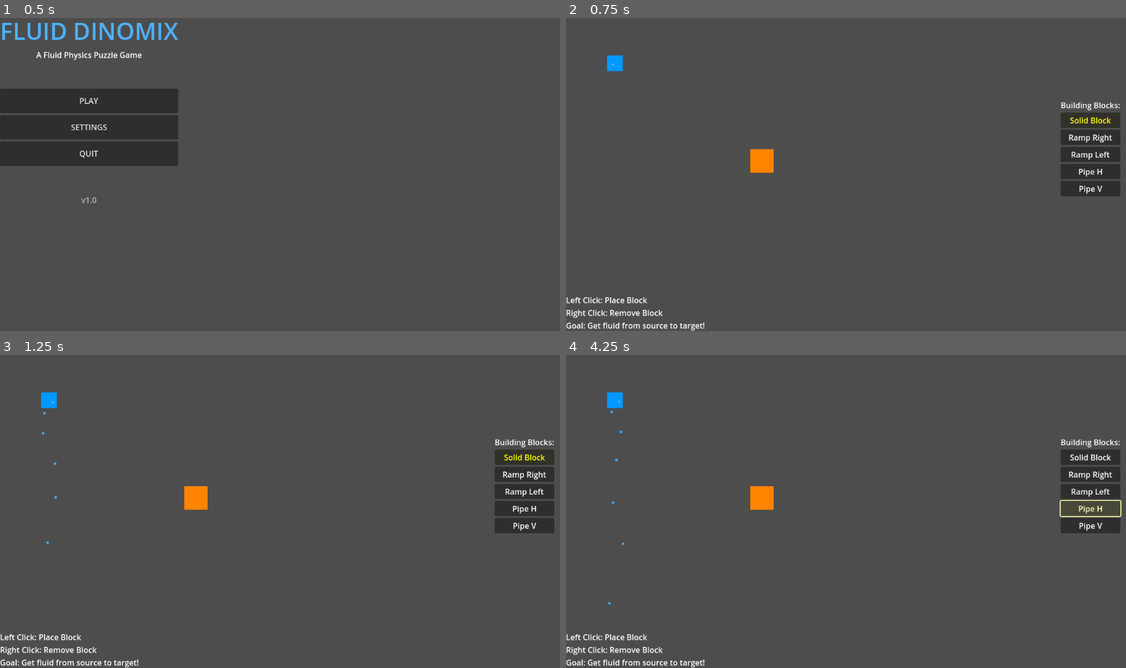
Above: before the commit, frames 1-4 (two rows, left to right).
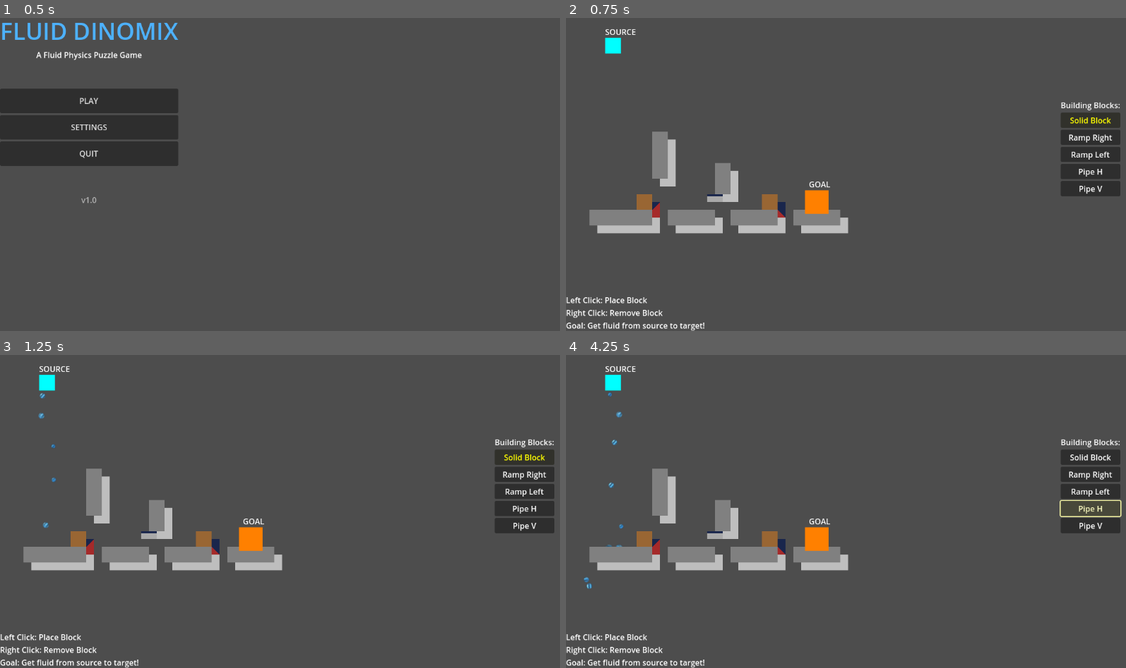
Above: after the commit, the same moments.

Repository: esper6/fluid-dinomix
Game: Godot game, scene res://scenes/Main.tscn
Same seed, same stepped clock (60 frames per second), same inputs: the game is played once before the commit and once after it.
Inputs:
- Up to frame 1 (0.5 s): no input
- Up to frame 2 (0.75 s): click "PLAY" at 0.5 s
- Up to frame 3 (1.25 s): no input
- Up to frame 4 (4.25 s): click "Solid Block" at 1.25 s; click "Ramp Right" at 2 s; click "Ramp Left" at 2.75 s; click "Pipe H" at 3.5 s

Frame 1 is identical in both runs. In frame 2, 5.5% of the frame differs, in the area x 4-51%, y 3-69%; in frame 3, 5.6%; in frame 4, 5.7%, in the area x 3-51%, y 3-80%.

Commit message:
Level 1

Diff:
--- /dev/null
+++ b/scenes/Level1.tscn
@@ -0,0 +1,197 @@
+[gd_scene load_steps=2 format=3 uid="uid://526qnxvpr8m0"]
+
+[ext_resource type="Script" uid="uid://cb7q02h051yei" path="res://scripts/Level.gd" id="1_level"]
+
+[node name="Level1" type="Node2D"]
+script = ExtResource("1_level")
+level_name = "Level 1: First Steps"
+level_description = "Learn to guide water from source to goal using building blocks."
+source_position = Vector2(96, 64)
+goal_position = Vector2(512, 384)
+
+[node name="LevelGeometry" type="Node2D" parent="."]
+
+[node name="Platforms" type="Node2D" parent="LevelGeometry"]
+
+[node name="Platform1" type="ColorRect" parent="LevelGeometry/Platforms"]
+offset_left = 48.0
+offset_top = 400.0
+offset_right = 80.0
+offset_bottom = 432.0
+color = Color(0.5, 0.5, 0.5, 1)
+
+[node name="Platform2" type="ColorRect" parent="LevelGeometry/Platforms"]
+offset_left = 80.0
+offset_top = 400.0
+offset_right = 112.0
+offset_bottom = 432.0
+color = Color(0.5, 0.5, 0.5, 1)
+
+[node name="Platform3" type="ColorRect" parent="LevelGeometry/Platforms"]
+offset_left = 112.0
+offset_top = 400.0
+offset_right = 144.0
+offset_bottom = 432.0
+color = Color(0.5, 0.5, 0.5, 1)
+
+[node name="Platform4" type="ColorRect" parent="LevelGeometry/Platforms"]
+offset_left = 144.0
+offset_top = 400.0
+offset_right = 176.0
+offset_bottom = 432.0
+color = Color(0.5, 0.5, 0.5, 1)
+
+[node name="Platform5" type="ColorRect" parent="LevelGeometry/Platforms"]
+offset_left = 208.0
+offset_top = 400.0
+offset_right = 240.0
+offset_bottom = 432.0
+color = Color(0.5, 0.5, 0.5, 1)
+
+[node name="Platform6" type="ColorRect" parent="LevelGeometry/Platforms"]
+offset_left = 240.0
+offset_top = 400.0
+offset_right = 272.0
+offset_bottom = 432.0
+color = Color(0.5, 0.5, 0.5, 1)
+
+[node name="Platform7" type="ColorRect" parent="LevelGeometry/Platforms"]
+offset_left = 272.0
+offset_top = 400.0
+offset_right = 304.0
+offset_bottom = 432.0
+color = Color(0.5, 0.5, 0.5, 1)
+
+[node name="Platform8" type="ColorRect" parent="LevelGeometry/Platforms"]
+offset_left = 336.0
+offset_top = 400.0
+offset_right = 368.0
+offset_bottom = 432.0
+color = Color(0.5, 0.5, 0.5, 1)
+
+[node name="Platform9" type="ColorRect" parent="LevelGeometry/Platforms"]
+offset_left = 368.0
+offset_top = 400.0
+offset_right = 400.0
+offset_bottom = 432.0
+color = Color(0.5, 0.5, 0.5, 1)
+
+[node name="Platform10" type="ColorRect" parent="LevelGeometry/Platforms"]
+offset_left = 400.0
+offset_top = 400.0
+offset_right = 432.0
+offset_bottom = 432.0
+color = Color(0.5, 0.5, 0.5, 1)
+
+[node name="Platform11" type="ColorRect" parent="LevelGeometry/Platforms"]
+offset_left = 464.0
+offset_top = 400.0
+offset_right = 496.0
+offset_bottom = 432.0
+color = Color(0.5, 0.5, 0.5, 1)
+
+[node name="Platform12" type="ColorRect" parent="LevelGeometry/Platforms"]
+offset_left = 496.0
+offset_top = 400.0
+offset_right = 528.0
+offset_bottom = 432.0
+color = Color(0.5, 0.5, 0.5, 1)
+
+[node name="Platform13" type="ColorRect" parent="LevelGeometry/Platforms"]
+offset_left = 528.0
+offset_top = 400.0
+offset_right = 560.0
+offset_bottom = 432.0
+color = Color(0.5, 0.5, 0.5, 1)
+
+[node name="Obstacles" type="Node2D" parent="LevelGeometry"]
+
+[node name="Wall1" type="ColorRect" parent="LevelGeometry/Obstacles"]
+offset_left = 176.0
+offset_top = 304.0
+offset_right = 208.0
+offset_bottom = 336.0
+color = Color(0.5, 0.5, 0.5, 1)
+
+[node name="Wall2" type="ColorRect" parent="LevelGeometry/Obstacles"]
+offset_left = 176.0
+offset_top = 272.0
+offset_right = 208.0
+offset_bottom = 304.0
+color = Color(0.5, 0.5, 0.5, 1)
+
+[node name="Wall3" type="ColorRect" parent="LevelGeometry/Obstacles"]
+offset_left = 176.0
+offset_top = 240.0
+offset_right = 208.0
+offset_bottom = 272.0
+color = Color(0.5, 0.5, 0.5, 1)
+
+[node name="Wall4" type="ColorRect" parent="LevelGeometry/Obstacles"]
+offset_left = 304.0
+offset_top = 336.0
+offset_right = 336.0
+offset_bottom = 368.0
+color = Color(0.5, 0.5, 0.5, 1)
+
+[node name="Wall5" type="ColorRect" parent="LevelGeometry/Obstacles"]
+offset_left = 304.0
+offset_top = 304.0
+offset_right = 336.0
+offset_bottom = 336.0
+color = Color(0.5, 0.5, 0.5, 1)
+
+[node name="Ramps" type="Node2D" parent="LevelGeometry"]
+
+[node name="RampRight" type="ColorRect" parent="LevelGeometry/Ramps"]
+offset_left = 144.0
+offset_top = 368.0
+offset_right = 176.0
+offset_bottom = 400.0
+color = Color(0.6, 0.4, 0.2, 1)
+
+[node name="RampLeft" type="ColorRect" parent="LevelGeometry/Ramps"]
+offset_left = 400.0
+offset_top = 368.0
+offset_right = 432.0
+offset_bottom = 400.0
+color = Color(0.6, 0.4, 0.2, 1)
+
+[node name="Pipes" type="Node2D" parent="LevelGeometry"]
+
+[node name="PipeH" type="ColorRect" parent="LevelGeometry/Pipes"]
+offset_left = 272.0
+offset_top = 336.0
+offset_right = 304.0
+offset_bottom = 368.0
+color = Color(0.3, 0.3, 0.3, 1)
+
+[node name="Markers" type="Node2D" parent="."]
+
+[node name="SourceMarker" type="ColorRect" parent="Markers"]
+offset_left = 80.0
+offset_top = 48.0
+offset_right = 112.0
+offset_bottom = 80.0
+color = Color(0, 1, 1, 1)
+
+[node name="SourceLabel" type="Label" parent="Markers"]
+offset_left = 80.0
+offset_top = 24.0
+offset_right = 120.0
+offset_bottom = 47.0
+text = "SOURCE"
+
+[node name="GoalMarker" type="ColorRect" parent="Markers"]
+offset_left = 488.0
+offset_top = 360.0
+offset_right = 536.0
+offset_bottom = 408.0
+color = Color(1, 0.5, 0, 1)
+
+[node name="GoalLabel" type="Label" parent="Markers"]
+offset_left = 496.0
+offset_top = 336.0
+offset_right = 536.0
+offset_bottom = 359.0
+text = "GOAL"
--- a/scripts/FluidParticle.gd
+++ b/scripts/FluidParticle.gd
@@ -3,15 +3,81 @@
 
 var collected: bool = false
 
+# Water physics properties
+var cohesion_radius: float = 20.0
+var cohesion_strength: float = 0.3
+var visual_radius: float = 15.0
+var split_threshold: float = 80.0
+var gravity_strength: float = 200.0
+var surface_tension: float = 0.1
+
+# Nearby particle tracking
+var nearby_particles: Array[FluidParticle] = []
+
 func _ready():
 	print("FluidParticle _ready() called")
+	# Add to fluid particle group for easy finding
+	add_to_group("fluid_particles")
 
-# RigidBody2D collision detection using physics queries
-# This is the proper way to detect Area2D overlaps from a RigidBody2D
-func _physics_process(_delta):
+# Enhanced physics process with water behavior
+func _physics_process(delta):
 	if collected:
 		return
 
+	# Apply natural water forces
+	apply_cohesion_forces()
+	apply_environmental_forces()
+	update_visual_clustering()
+
+	# Check for goal collection
+	check_goal_collection()
+
+func apply_cohesion_forces():
+	# Find nearby particles
+	nearby_particles.clear()
+	var all_particles = get_tree().get_nodes_in_group("fluid_particles")
+
+	for particle in all_particles:
+		if particle != self and is_instance_valid(particle):
+			var distance = global_position.distance_to(particle.global_position)
+			if distance < cohesion_radius:
+				nearby_particles.append(particle)
+
+	# Apply gentle attraction to nearby particles
+	var cohesion_force = Vector2.ZERO
+	for particle in nearby_particles:
+		var distance = global_position.distance_to(particle.global_position)
+		if distance > 2.0: # Avoid division by zero
+			# Gentle attraction force
+			var attraction = (particle.global_position - global_position).normalized()
+			var strength = (cohesion_radius - distance) / cohesion_radius * cohesion_strength
+			cohesion_force += attraction * strength
+
+	# Apply as gentle force, not overwhelming physics
+	apply_central_force(cohesion_force * 15.0)
+
+func apply_environmental_forces():
+	# Surface tension - try to maintain roundish movement
+	if linear_velocity.length() > 10.0:
+		var momentum_force = linear_velocity.normalized() * surface_tension * 5.0
+		apply_central_force(momentum_force)
+
+func update_visual_clustering():
+	# Scale sprite slightly based on nearby particles
+	var nearby_count = nearby_particles.size()
+	var scale_factor = 1.0 + (nearby_count * 0.08) # Subtle growth
+	scale_factor = clamp(scale_factor, 0.8, 1.8)
+
+	var sprite = get_node_or_null("Sprite2D")
+	if sprite:
+		sprite.scale = Vector2(scale_factor, scale_factor)
+
+		# Slightly adjust color for "density" effect
+		var density_factor = nearby_count / 8.0 # Normalize
+		var color_shift = Color(1.0, 1.0 - density_factor * 0.1, 1.0 - density_factor * 0.15, 1.0)
+		sprite.modulate = color_shift
+
+func check_goal_collection():
 	# Check for overlapping areas (like FluidGoal)
 	var space_state = get_world_2d().direct_space_state
 	var query = PhysicsPointQueryParameters2D.new()
@@ -29,8 +95,34 @@
 func collect():
 	if not collected:
 		collected = true
+		# Remove from group before deletion
+		remove_from_group("fluid_particles")
 		queue_free()
 
 func _on_life_timer_timeout():
-	# Remove particle after lifetime expires
+	# Remove from group before deletion
+	remove_from_group("fluid_particles")
 	queue_free()
+
+# Handle collisions for splitting behavior
+func _on_body_entered(body):
+	if body is BuildingBlock:
+		var impact_velocity = linear_velocity.length()
+
+		if impact_velocity > split_threshold:
+			# Create splitting effect
+			create_split_particles()
+
+func create_split_particles():
+	# Get the fluid system to create new particles
+	var fluid_system = get_node_or_null("/root/Main/FluidSystem")
+	if fluid_system and fluid_system.has_method("create_split_particles"):
+		# Create 2-3 smaller particles with scattered velocities
+		var split_count = 2 + randi() % 2
+		for i in range(split_count):
+			var new_pos = global_position + Vector2.from_angle(randf() * TAU) * 8
+			var scatter_velocity = Vector2.from_angle(randf() * TAU) * randf_range(20, 50)
+			fluid_system.create_split_particle(new_pos, scatter_velocity)
+
+		# Remove this particle
+		collect()
--- a/scripts/FluidSystem.gd
+++ b/scripts/FluidSystem.gd
@@ -40,21 +40,16 @@
 	collision.shape = shape
 	particle.add_child(collision)
 
-	# Add sprite
+	# Add sprite with realistic fluid appearance
 	var sprite = Sprite2D.new()
 	sprite.scale = Vector2(0.5, 0.5)
 	sprite.name = "Sprite2D"
-	# Create particle texture programmatically
+	# Create realistic fluid texture programmatically
 	var texture = ImageTexture.new()
 	var image = Image.create(16, 16, false, Image.FORMAT_RGBA8)
 
-	# Draw a circle
-	for x in range(16):
-		for y in range(16):
-			var dist = Vector2(x - 8, y - 8).length()
-			if dist <= 6:
-				var alpha = 1.0 - (dist / 6.0) * 0.3
-				image.set_pixel(x, y, Color(0.3, 0.7, 1.0, alpha))
+	# Create more realistic fluid droplet with varied shades and transparency
+	create_fluid_droplet_texture(image, randf()) # Pass random seed for variation
 
 	texture.set_image(image)
 	sprite.texture = texture
@@ -69,10 +64,98 @@
 	particle.add_child(timer)
 	timer.timeout.connect(particle._on_life_timer_timeout)
 
+	# Connect collision signal for splitting behavior
+	particle.body_entered.connect(particle._on_body_entered)
+
 	# Note: RigidBody2D doesn't have body_entered or area_entered signals
 	# Collision detection is handled in FluidParticle script using _physics_process
 
 	return particle
 
+# New function to create split particles
+func create_split_particle(pos: Vector2, velocity: Vector2):
+	if current_particles >= max_particles:
+		return
+
+	var particle = create_fluid_particle()
+	add_child(particle)
+	particle.global_position = pos
+	particle.linear_velocity = velocity
+
+	current_particles += 1
+	# Connect to clean up counter when particle is freed
+	particle.tree_exited.connect(_on_particle_removed)
+
+func create_fluid_droplet_texture(image: Image, variation_seed: float):
+	# Create a realistic water droplet with varied shades, highlights, and natural variations
+	var center = Vector2(8, 8)
+	var max_radius = 6.0
+
+	# Base fluid colors with variation - each particle gets slightly different tones
+	var hue_shift = variation_seed * 0.1 - 0.05  # Small hue variation
+	var brightness_shift = variation_seed * 0.2 - 0.1  # Brightness variation
+
+	var base_colors = [
+		Color(0.2 + brightness_shift, 0.6 + brightness_shift, 0.9 + hue_shift, 0.8),
+		Color(0.3 + brightness_shift, 0.7 + brightness_shift, 1.0 + hue_shift, 0.85),
+		Color(0.15 + brightness_shift, 0.55 + brightness_shift, 0.85 + hue_shift, 0.75),
+		Color(0.4 + brightness_shift, 0.8 + brightness_shift, 1.0 + hue_shift, 0.9)
+	]
+
+	# Slight size variation per particle
+	var size_variation = 0.8 + variation_seed * 0.4  # 0.8 to 1.2 size multiplier
+	max_radius *= size_variation
+
+	for x in range(16):
+		for y in range(16):
+			var pos = Vector2(x, y)
+			var dist = pos.distance_to(center)
+
+			if dist <= max_radius:
+				# Calculate distance ratio for falloff
+				var dist_ratio = dist / max_radius
+
+				# Create natural edge falloff
+				var alpha_falloff = 1.0 - smoothstep(0.6, 1.0, dist_ratio)
+
+				# Add some randomness for natural variation (unique per particle)
+				var noise_x = sin(x * 0.8 + y * 0.6 + variation_seed * 10) * 0.15
+				var noise_y = cos(x * 0.7 + y * 0.9 + variation_seed * 15) * 0.15
+				var noise_factor = 0.85 + noise_x + noise_y
+
+				# Choose base color with some variation
+				var color_index = int((x + y * 0.7 + variation_seed * 4) * 0.3) % base_colors.size()
+				var base_color = base_colors[color_index]
+
+				# Add highlight effect (simulating light reflection) - varies per particle
+				var highlight_pos = Vector2(5 + variation_seed * 2, 4 + variation_seed * 1.5)
+				var highlight_dist = pos.distance_to(highlight_pos)
+				var highlight_strength = max(0, 1.0 - highlight_dist / 3.0)
+
+				# Combine base color with highlight
+				var final_color = base_color
+				if highlight_strength > 0.3:
+					var highlight_intensity = 0.3 + variation_seed * 0.2  # Vary highlight strength
+					final_color = final_color.lerp(Color.WHITE, highlight_strength * highlight_intensity)
+
+				# Apply noise variation
+				final_color.r *= noise_factor
+				final_color.g *= noise_factor
+				final_color.b *= noise_factor
+
+				# Clamp colors to valid range
+				final_color.r = clamp(final_color.r, 0.0, 1.0)
+				final_color.g = clamp(final_color.g, 0.0, 1.0)
+				final_color.b = clamp(final_color.b, 0.0, 1.0)
+
+				# Apply alpha falloff
+				final_color.a *= alpha_falloff
+
+				# Add subtle edge darkening for depth
+				if dist_ratio > 0.7:
+					final_color = final_color.lerp(Color(0.1, 0.4, 0.7, final_color.a), 0.3)
+
+				image.set_pixel(x, y, final_color)
+
 func _on_particle_removed():
 	current_particles -= 1
--- /dev/null
+++ b/scripts/Level.gd
@@ -0,0 +1,104 @@
+@tool
+extends Node2D
+class_name Level
+
+# Level configuration
+@export var level_name: String = "Untitled Level"
+@export var level_description: String = ""
+@export var source_position: Vector2 = Vector2(100, 100)
+@export var goal_position: Vector2 = Vector2(400, 300)
+
+# References to child nodes
+var building_system: BuildingSystem
+var fluid_system: FluidSystem
+var level_manager: LevelManager
+
+signal level_completed
+signal level_failed
+
+func _ready():
+	print("Level loaded: ", level_name)
+
+func setup_level(bs: BuildingSystem, fs: FluidSystem, lm: LevelManager):
+	building_system = bs
+	fluid_system = fs
+	level_manager = lm
+
+	print("Level '", level_name, "' setup initiated.")
+
+	# Convert visual nodes to actual building blocks
+	create_building_blocks_from_nodes()
+
+	print("Level '", level_name, "' geometry converted to building blocks.")
+
+func create_building_blocks_from_nodes():
+	# Get the LevelGeometry node and its children
+	var level_geometry = get_node_or_null("LevelGeometry")
+	if not level_geometry:
+		print("Warning: No LevelGeometry node found")
+		return
+
+	# Process platforms (solid blocks)
+	var platforms = level_geometry.get_node_or_null("Platforms")
+	if platforms:
+		for platform in platforms.get_children():
+			if platform is ColorRect:
+				create_block_from_rect(platform, BuildingBlock.BlockType.SOLID)
+
+	# Process obstacles (solid blocks)
+	var obstacles = level_geometry.get_node_or_null("Obstacles")
+	if obstacles:
+		for obstacle in obstacles.get_children():
+			if obstacle is ColorRect:
+				create_block_from_rect(obstacle, BuildingBlock.BlockType.SOLID)
+
+	# Process ramps
+	var ramps = level_geometry.get_node_or_null("Ramps")
+	if ramps:
+		for ramp in ramps.get_children():
+			if ramp is ColorRect:
+				var block_type = BuildingBlock.BlockType.RAMP_RIGHT
+				if "Left" in ramp.name:
+					block_type = BuildingBlock.BlockType.RAMP_LEFT
+				create_block_from_rect(ramp, block_type)
+
+	# Process pipes
+	var pipes = level_geometry.get_node_or_null("Pipes")
+	if pipes:
+		for pipe in pipes.get_children():
+			if pipe is ColorRect:
+				var block_type = BuildingBlock.BlockType.PIPE_HORIZONTAL
+				if "V" in pipe.name or "Vertical" in pipe.name:
+					block_type = BuildingBlock.BlockType.PIPE_VERTICAL
+				create_block_from_rect(pipe, block_type)
+
+func create_block_from_rect(rect: ColorRect, block_type: BuildingBlock.BlockType):
+	# Calculate center position of the rect
+	var center_pos = Vector2(
+		rect.position.x + rect.size.x / 2,
+		rect.position.y + rect.size.y / 2
+	)
+
+	# Convert to grid position
+	var grid_pos = Vector2i(
+		int(center_pos.x / building_system.grid_size),
+		int(center_pos.y / building_system.grid_size)
+	)
+
+	# Create the building block
+	var key = str(grid_pos)
+	if key in building_system.placed_blocks:
+		return  # Already exists
+
+	var block = building_system.create_building_block(block_type)
+	building_system.add_child(block)
+	block.global_position = building_system.grid_to_world(grid_pos)
+	building_system.placed_blocks[key] = block
+
+	print("Created ", BuildingBlock.BlockType.keys()[block_type], " block at ", grid_pos)
+
+func get_source_position() -> Vector2:
+	return source_position
+
+func get_goal_position() -> Vector2:
+	return goal_position
--- a/scripts/Main.gd
+++ b/scripts/Main.gd
@@ -199,35 +199,69 @@
 
 	# Fluid system script is already attached in the scene
 
-	# Create a simple test level
-	print("Creating test level...")
-	create_test_level()
+	# Load and setup the current level
+	print("Loading level...")
+	load_current_level()
 	print("Game setup complete!")
 
-func create_test_level():
-	print("Creating test level programmatically...")
-
-	# Create fluid source programmatically
+func load_current_level():
+	# Load Level 1 scene
+	var level_scene = load("res://scenes/Level1.tscn")
+	if level_scene == null:
+		print("Failed to load Level1.tscn - falling back to simple test level")
+		create_simple_test_level()
+		return
+
+	# Instance the level
+	var current_level = level_scene.instantiate()
+	add_child(current_level)
+
+	# Setup the level with our systems
+	current_level.setup_level(building_system, fluid_system, level_manager)
+
+	# Create source and goal based on level data
+	create_level_source_and_goal(current_level)
+
+	print("Level loaded successfully: ", current_level.level_name)
+
+func create_level_source_and_goal(level: Level):
+	# Create fluid source at level-specified position
 	print("Creating FluidSource...")
+	var source = create_fluid_source()
+	game_area.add_child(source)
+	source.global_position = level.get_source_position()
+	source.fluid_spawned.connect(_on_fluid_spawned)
+	fluid_sources.append(source)
+	print("FluidSource created at position: ", source.global_position)
+
+	# Create fluid goal at level-specified position
+	print("Creating FluidGoal...")
+	var goal = create_fluid_goal()
+	game_area.add_child(goal)
+	goal.global_position = level.get_goal_position()
+	fluid_goals.append(goal)
+	print("FluidGoal created at position: ", goal.global_position)
+
+	# Setup level manager
+	print("Setting up level manager with ", fluid_sources.size(), " sources and ", fluid_goals.size(), " goals")
+	level_manager.setup_level(fluid_sources, fluid_goals)
+
+func create_simple_test_level():
+	# Fallback simple level if Level1.tscn fails to load
+	print("Creating simple test level...")
+
 	var source = create_fluid_source()
 	game_area.add_child(source)
 	source.global_position = Vector2(100, 100)
 	source.fluid_spawned.connect(_on_fluid_spawned)
 	fluid_sources.append(source)
-	print("FluidSource created at position: ", source.global_position)
-
-	# Create fluid goal programmatically
-	print("Creating FluidGoal...")
+
 	var goal = create_fluid_goal()
 	game_area.add_child(goal)
 	goal.global_position = Vector2(400, 300)
 	fluid_goals.append(goal)
-	print("FluidGoal created at position: ", goal.global_position)
-
-	# Setup level manager
-	print("Setting up level manager with ", fluid_sources.size(), " sources and ", fluid_goals.size(), " goals")
+
 	level_manager.setup_level(fluid_sources, fluid_goals)
-	print("Test level created successfully!")
 
 func create_fluid_source() -> FluidSource:
 	var source = FluidSource.new()
@@ -239,14 +273,36 @@
 	collision.shape = shape
 	source.add_child(collision)
 
-	# Add sprite
+	# Add sprite - load external faucet sprite from assets folder
 	var sprite = Sprite2D.new()
-	sprite.modulate = Color(0.2, 0.6, 1, 1)
-	# Create a simple texture
-	var texture = ImageTexture.new()
-	var image = Image.create(32, 32, false, Image.FORMAT_RGB8)
-	image.fill(Color.CYAN)
-	texture.set_image(image)
+	sprite.modulate = Color.WHITE
+
+	# Try to load external faucet sprite from organized folder structure
+	var texture = load("res://assets/sprites/faucet.png")
+	if texture == null:
+		# Simple fallback - just a blue square with indicator
+		texture = ImageTexture.new()
+		var image = Image.create(32, 32, false, Image.FORMAT_RGBA8)
+		image.fill(Color(0.3, 0.6, 1.0, 1.0))  # Blue background
+
+		# Add simple text indicator (very basic)
+		for x in range(8, 24):
+			for y in range(14, 18):
+				image.set_pixel(x, y, Color.WHITE)  # White text area
+
+		texture.set_image(image)
+		print("Using fallback faucet sprite - place faucet.png in assets/sprites/ folder to use custom sprite")
+	else:
+		print("Using custom faucet sprite from assets/sprites/faucet.png")
+
+		# Auto-scale sprite to fit nicely in 32x32 area
+		var texture_size = texture.get_size()
+		var target_size = 32.0
+		var scale_factor = target_size / max(texture_size.x, texture_size.y)
+		sprite.scale = Vector2(scale_factor, scale_factor)
+
+		print("Sprite size: ", texture_size, " - Auto-scaled by: ", scale_factor)
+
 	sprite.texture = texture
 	source.add_child(sprite)
 
Binary file added: assets/sprites/faucet.png
Not shown, added: assets/sprites/faucet.png.import
Not shown, added: scripts/Level.gd.uid
